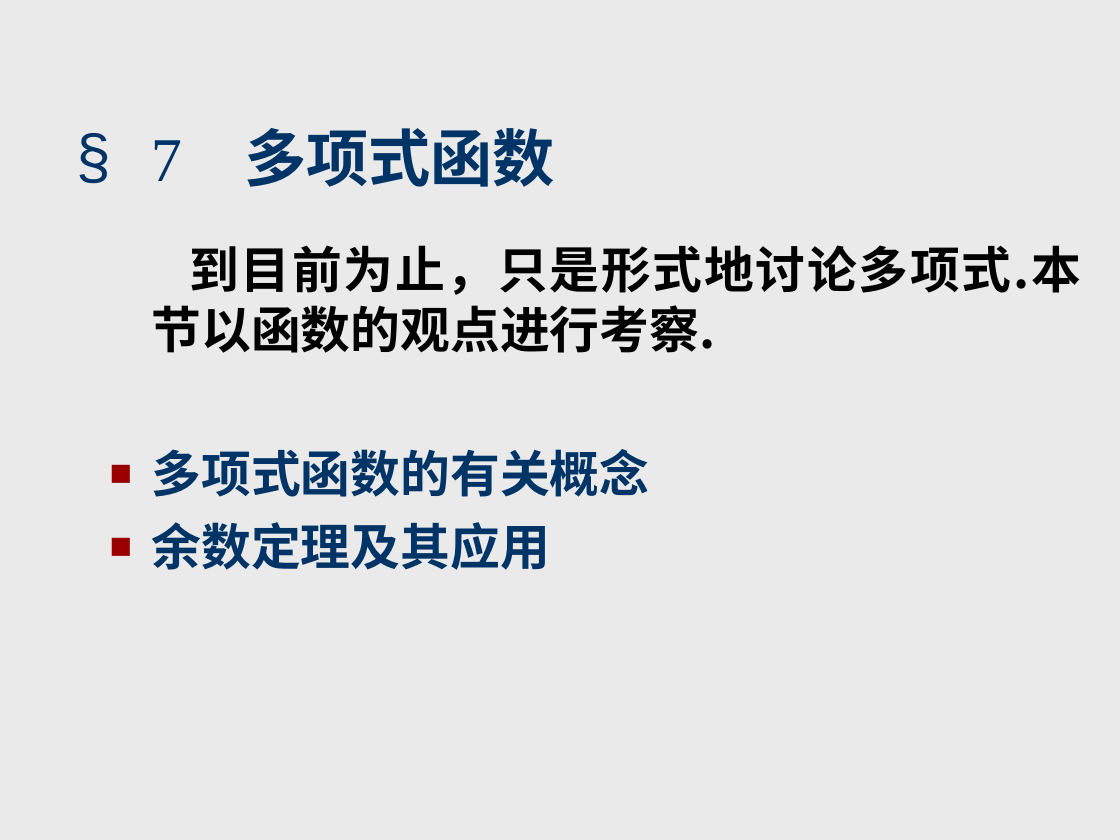
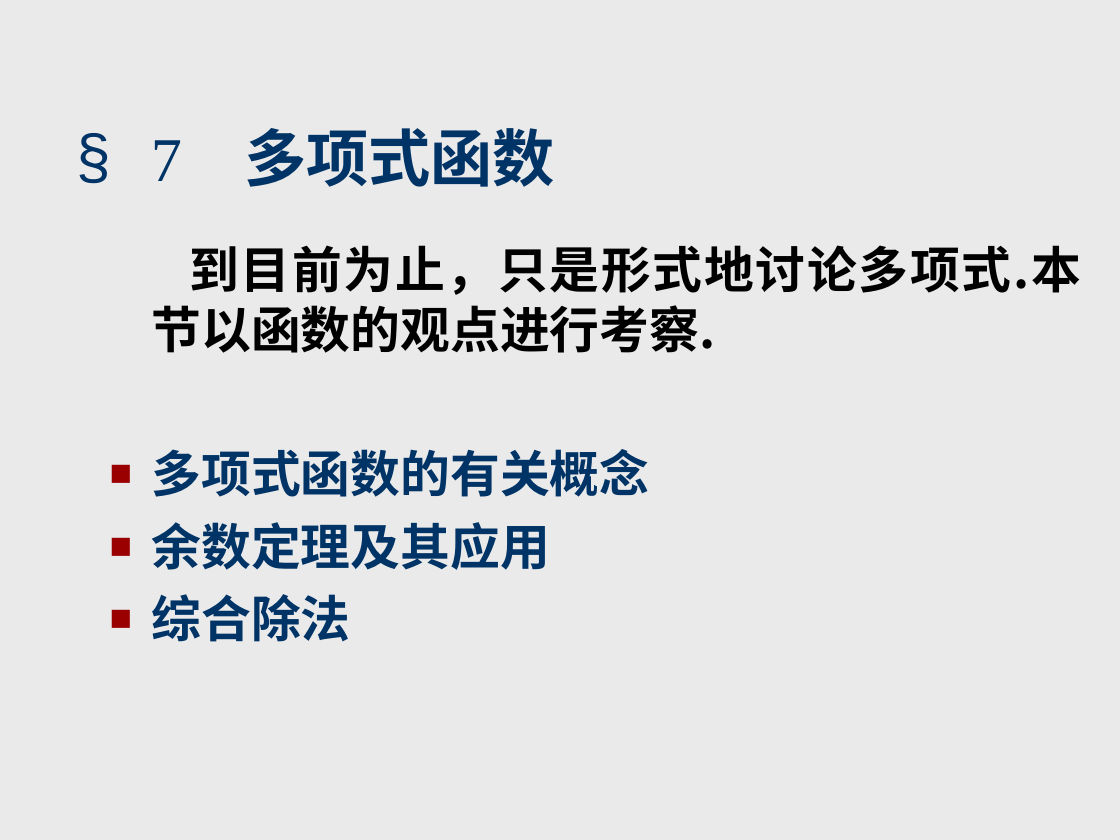
Before and after one commit to zhangbiaomath/zhangbiaomath.github.io, a slide deck: slide 75 of teaching/gaodai/课件/第1章-多项式.ppt. Drawn at 1120x840 pixels with LibreOffice and Linux fonts; fonts in the diff are those of the drawing. Boxes give left, top, right and bottom in pixels: in the first picture for what was removed or moved away, otherwise in the second. Text is boxed around its words. In the diff, an @@ line names an element or a change of style, - is before the commit and + after.

```diff
--- a/teaching/gaodai/课件/第1章-多项式.ppt
+++ b/teaching/gaodai/课件/第1章-多项式.ppt
@@ text at box(152, 594, 351, 642): paragraph added @@
+■ 综合除法
```
Also in this commit, not shown: 14 other slides changed, 4 other files.
